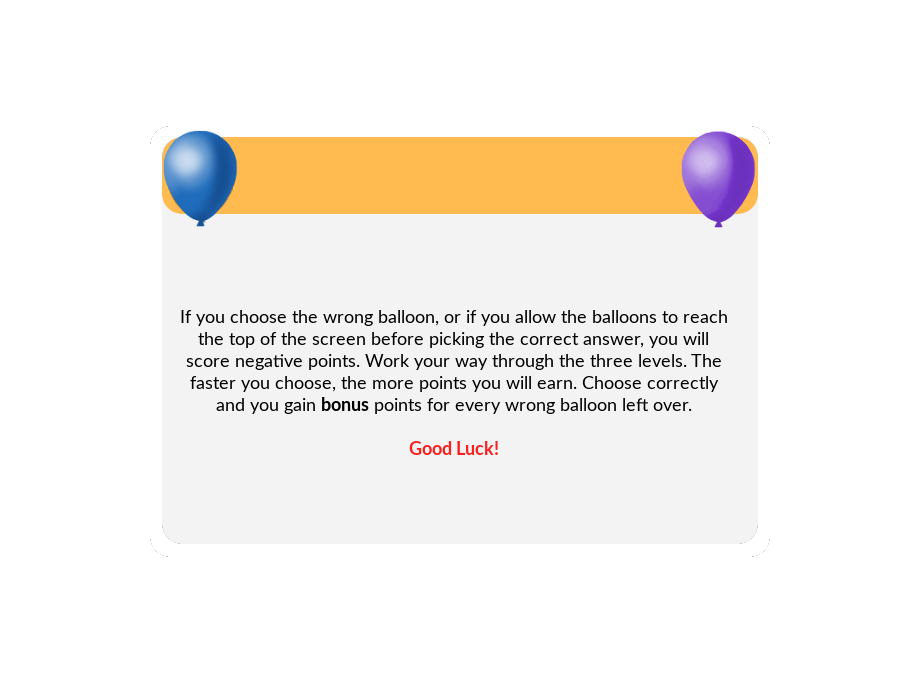
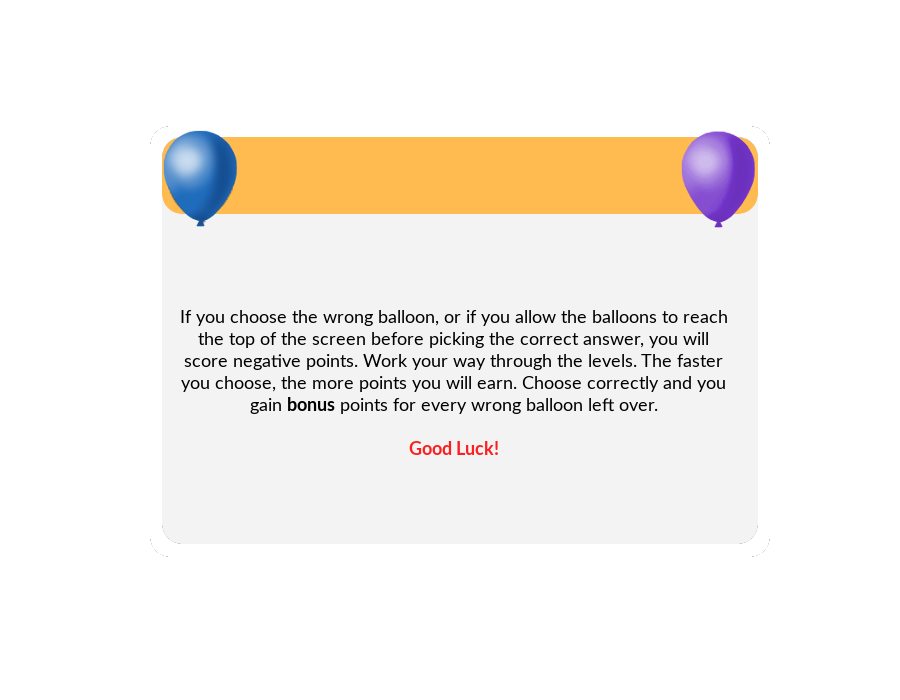
Before/after of a 900×700 layered artwork. What changed in the layer stack:
painted on "..." over [181, 354, 725, 414]
